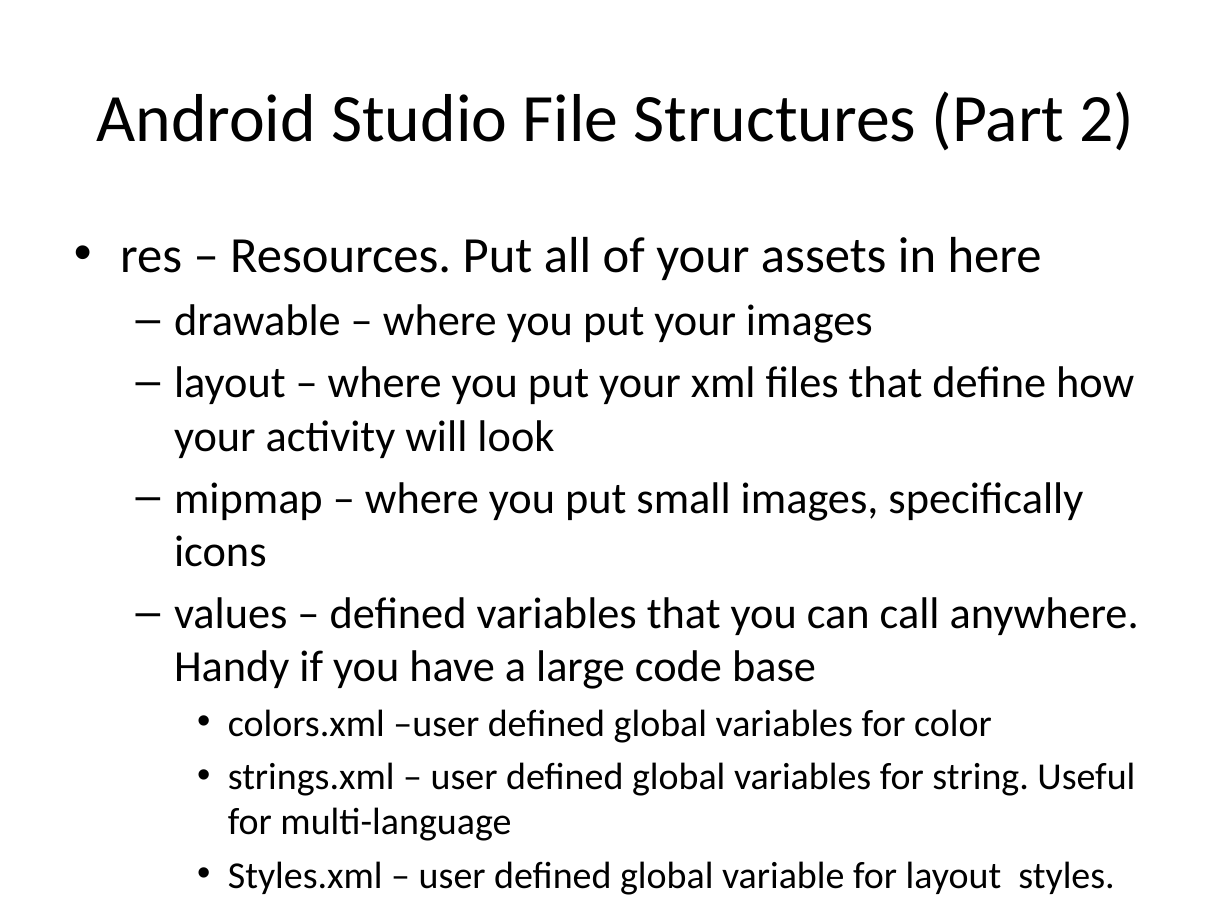
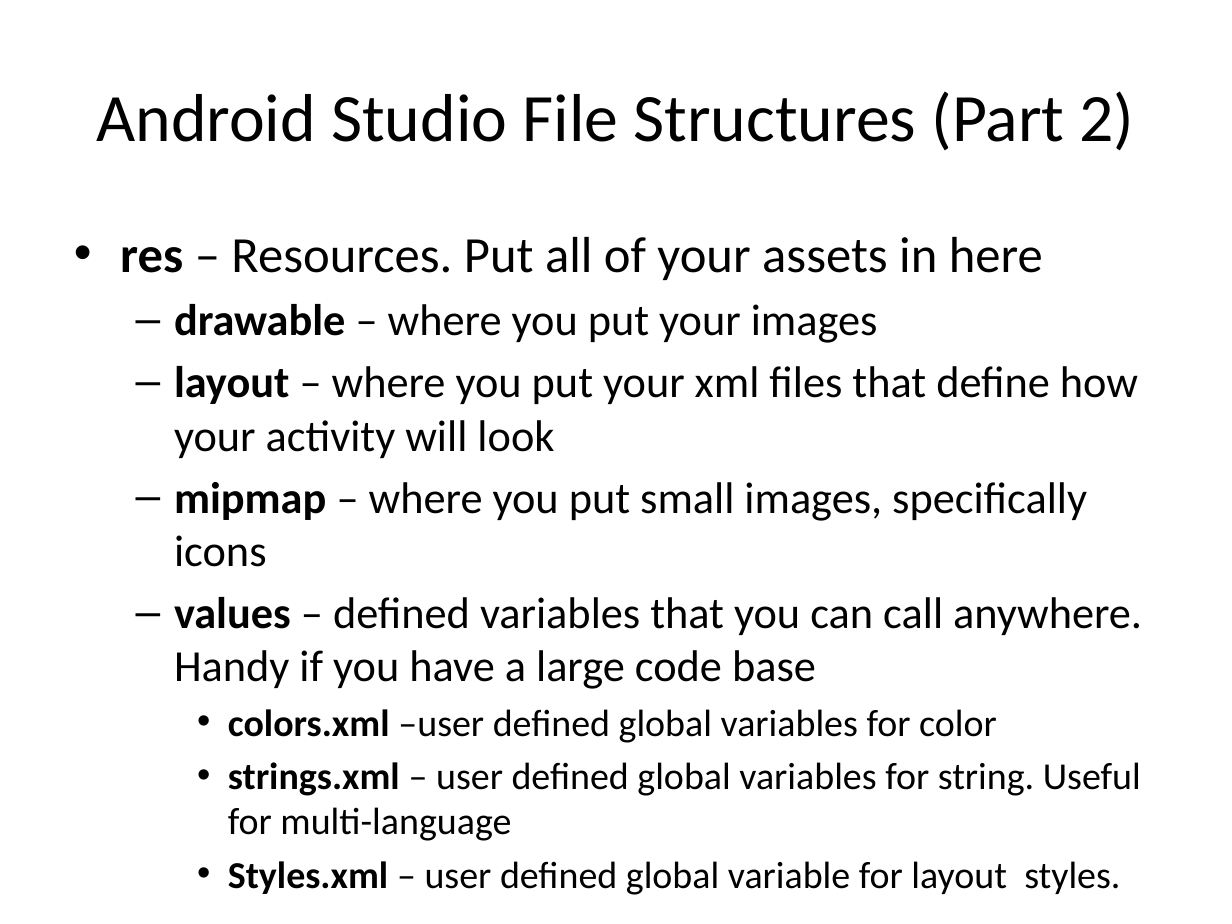
Before and after one commit to chang47/AndroidTutorial, a slide deck: slide 16 of Lesson1 First App/Android Lesson 1.pptx (slide 8 before the commit). Drawn at 1232x924 pixels with LibreOffice and Linux fonts; fonts in the diff are those of the drawing. Boxes give left, top, right and bottom in pixels: in the first picture for what was removed or moved away, otherwise in the second. Text is boxed around its words. In the diff, an @@ line names an element or a change of style, - is before the commit and + after.

```diff
--- a/Lesson1 First App/Android Lesson 1.pptx
+++ b/Lesson1 First App/Android Lesson 1.pptx
@@ text "res – Resources. Put all ..." at (120, 237, 1142, 895): bold on in "res", "drawable", "layout", "mipmap" and 4 more places @@
```
Also in this commit, not shown: 7 other slides changed, 26 slides added, 1 slide removed, 30 other files.
